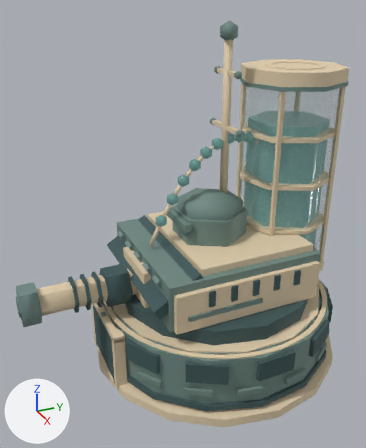
One commit to the glTF model assets/kit/labkit/Machinegoon_T1.glb: the scene before it, then after it.
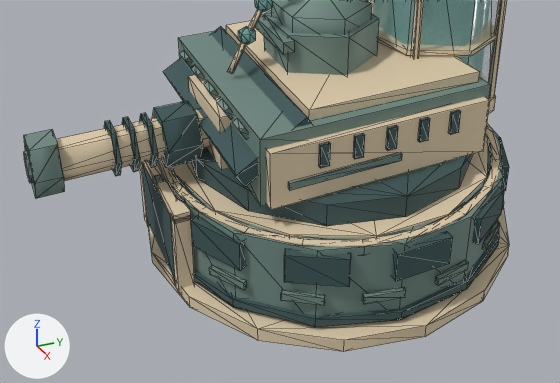
Each version appears first whole from a 50 mm camera at (5.54, -2.98, 4.81) aimed at (0.07, -0.52, 2.07), and next in a close-up on the part from 0% to 100% of the width and 44% to 100% of the height. Lighting does not change. The marker at lower left points along +X, +Y and +Z. The last two pictures show the newer version. The close-ups show mesh edges as thin lines. Where no turn or scale is listed for an object, it has been applied to the vertices. Vertices at exactly the same position are counted once.

Before the edit, the objects in view are built like this:
```python
ob_capneon = bpy.data.objects.new('CapNeon', me_capneon)
ob_capneon.location = (0.0, 0.0, 0.0)
ob_machinegoon_t1_base = bpy.data.objects.new('Machinegoon_T1_Base', me_machinegoon_t1_base)
ob_machinegoon_t1_base.location = (0.0, 0.0, 0.0)
ob_machinegoon_t1_turret = bpy.data.objects.new('Machinegoon_T1_Turret', me_machinegoon_t1_turret)
ob_machinegoon_t1_turret.location = (0.0, 0.0, 0.0)
```
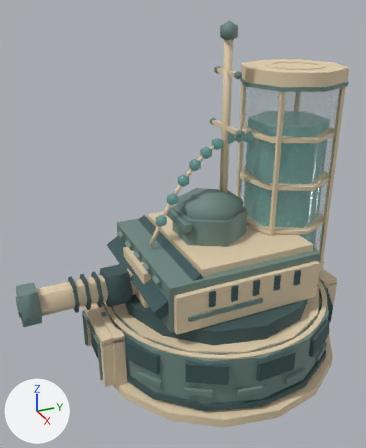
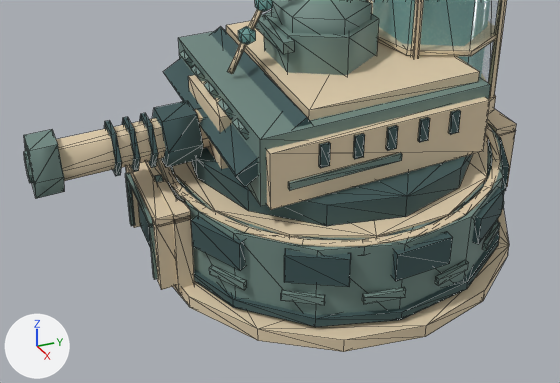
Changed parts and their boxes [x1, y1, x2, y2] in the close-ups (560 x 383 px):
'Machinegoon_T1_Base', reshaped: before [140, 101, 509, 352]; after [125, 101, 516, 352]
part 1 of me_machinegoon_t1_base, added (mostly hidden): after [138, 203, 151, 249]
part 2 of me_machinegoon_t1_base, added: after [126, 166, 140, 228]
part 3 of me_machinegoon_t1_base, added (beige): after [152, 219, 177, 290]
part 4 of me_machinegoon_t1_base, added (beige): after [127, 162, 173, 228]
part 5 of me_machinegoon_t1_base, added: after [499, 132, 515, 187]
part 6 of me_machinegoon_t1_base, added (beige): after [487, 109, 516, 136]
part 7 of me_machinegoon_t1_base, added: after [125, 176, 135, 226]
part 8 of me_machinegoon_t1_base, added: after [149, 225, 158, 280]
part 9 of me_machinegoon_t1_base, added: after [125, 172, 153, 226]

Edits to the bpy script that builds the scene:
```text
Change me_machinegoon_t1_base:
    used by ob_machinegoon_t1_base; location = (0.0, 0.0, 0.0)
    remove me_machinegoon_t1_base.from_pydata(...)  # 456 vertices, 772 faces; spans x -1.75..1.75, y -1.75..1.75, z 0.06..0.97
    add me_machinegoon_t1_base.from_pydata(...)  # 568 vertices, 940 faces; spans x -1.75..1.75, y -1.84..1.84, z 0.06..0.97
    me_machinegoon_t1_base part 1: a new loose piece, a box spanning x -0.4..0.4, y -1.75..-1.55, z 0.19..0.81, in mat_os_dark (dark cyan #3d5758)
    me_machinegoon_t1_base part 2: a new loose piece, a box spanning x -0.51..-0.39, y -1.81..-1.57, z 0.19..0.85, in mat_os_steel (beige #e2cfae)
    me_machinegoon_t1_base part 3: a new loose piece, a box spanning x 0.39..0.51, y -1.81..-1.57, z 0.19..0.85, in mat_os_steel (beige #e2cfae)
    me_machinegoon_t1_base part 4: a new loose piece, a box spanning x -0.509..0.509, y -1.81..-1.57, z 0.835..0.917, in mat_os_steel (beige #e2cfae)
    me_machinegoon_t1_base part 5: a new loose piece, a box spanning x 0.39..0.51, y 1.57..1.81, z 0.19..0.85, in mat_os_steel (beige #e2cfae)
    me_machinegoon_t1_base part 6: a new loose piece, a box spanning x -0.509..0.509, y 1.57..1.81, z 0.835..0.917, in mat_os_steel (beige #e2cfae)
    me_machinegoon_t1_base part 7: a new loose piece, a box spanning x -0.411..-0.375, y -1.84..-1.8, z 0.231..0.769, in mat_os_detail (greyish green #718a83)
    me_machinegoon_t1_base part 8: a new loose piece, a box spanning x 0.375..0.411, y -1.84..-1.8, z 0.231..0.769, in mat_os_detail (greyish green #718a83)
    me_machinegoon_t1_base part 9: a new loose piece, a box spanning x -0.4..0.4, y -1.84..-1.8, z 0.783..0.804, in mat_os_detail (greyish green #718a83)
    other edits to the shape of me_machinegoon_t1_base do not show in these pictures
```
